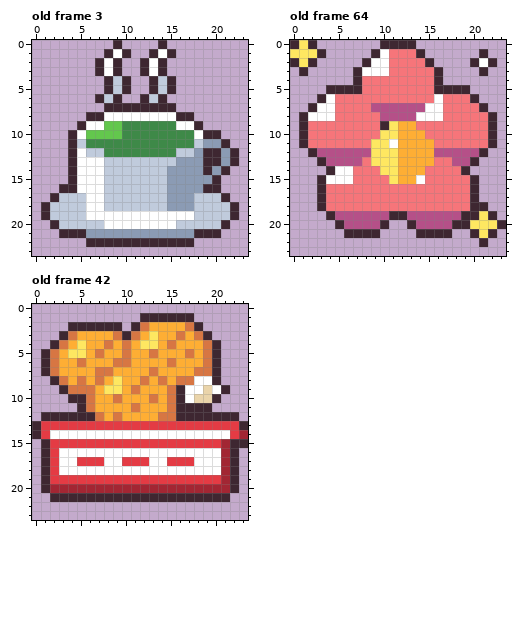
One commit to this pixel-art file: art/icons.aseprite. This is how it looked before the edit.
24x24 pixels, 67 frames. Shown: old frame 3, old frame 64, old frame 42. The commit also changed other frames, which this record leaves out.
The result:
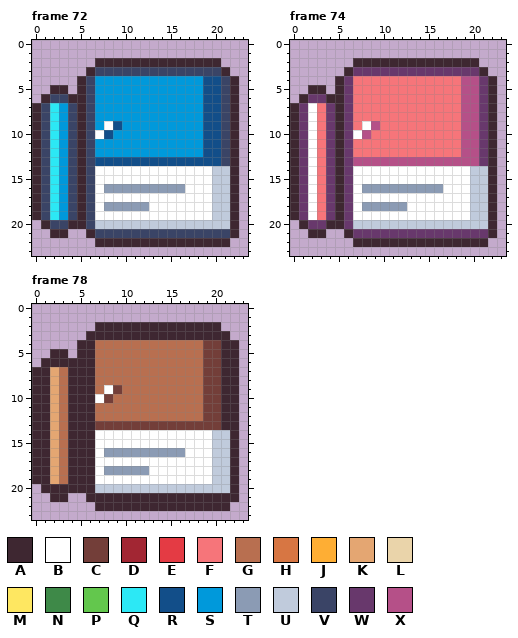
Palette (. is transparent): A #3e2731  B #ffffff  C #733e39  D #a22633  E #e43b44  F #f6757a  G #b86f50  H #d77643  J #feae34  K #e4a672  L #ead4aa  M #fee761  N #3e8948  P #63c74d  Q #2ce8f5  R #124e89  S #0099db  T #8b9bb4  U #c0cbdc  V #3a4466  W #68386c  X #b55088
A new or re-ordered frame is compared with the old frame closest to it.
The edit:
frames 67 -> 79
Changed rows in their new state; - is an unchanged pixel.
Frame 72 is new; against old frame 3:
first column x 0:
 0 ---------.----.--------
 1 --------...--...-------
 2 --------A-AA-A-AAAAAA--
 3 ------AVVVVVVVVVVVVVVA-
 4 -----AVSSSSSSSSSSSSRRVA
 5 --AA-AVSSSSSSSSSSSSRRVA
 6 -AVVAAVSSSSSSSSSSSSRRVA
 7 AVQSVAVSSSSSSSSSSSSRRVA
 8 AVQSVAVSSSSSSSSSSSSRRVA
 9 AVQSV-VSBRSSSSSSSSSRRVA
10 AVQSVAVBRSSSSSSSSSSRRVA
11 AVQSVAVSSSSSSSSSSSSRRVA
12 AVQSVAVSSSSSSSSSSSSRRV-
13 AVQSVAVRRRRRRRRRRRRRRV-
14 AVQSVAV-BBBBBBBBBBBBUUA
15 AVQSVAV-BBBBBBBBBBBBUUA
16 AVQSVAV-TTTTTTT--BBBUUA
17 AVQSVAV-BBBBBBBBBBBB-UA
18 AVQSVAV-TTTTTBBBBBBB---
19 AVQSVAV-----------BB---
20 -AVVAAV-UUUUUUUU-----UA
21 --A-..AVVVVVVVVVVVVVVVA
22 ------.-----------AAAA-
Frame 74 is new; against old frame 64:
first column x 0:
 0 ...-------....----------
 1 ....-----......------.--
 2 ...----A-AAAAAA-AAAA-..-
 3 -.----AWWWWWWWWWWWWWW---
 4 -----AWF--------FFFXXWA-
 5 --AA.-WF--------FFFXXWA-
 6 -AWWAAW---------F--XXWA-
 7 AWBFWAW--FFFFFFFF--XXWA-
 8 AW-FWAW---FFFFFFF--XXW--
 9 AWB-WAW-BXFFFF-----XXW--
10 AWB-WAWBX-FFFFF----XXW--
11 AWB-WAW--FFFFFFF---XXW--
12 AWBFWAWFFFFFFFFFFFF--WA-
13 AWBFWAW-XXXXXXXXXX--XWA-
14 AWBFWAWBBBBBBBBBBBBBUUA-
15 AWBFWAWBBBBBBB-BBBBBUUA-
16 AWBFWAWBTTTTTTTTTBBBUUA-
17 AWBFWAWBBBBBBBBBBBBBUUA-
18 AWBFWAWBTTTTTBBBBBBBUUA-
19 AWBFWAWBBBBBBBBBBBBBUU--
20 -AWWA-WUUUUUUUUUUUUUUUA.
21 --AA---WWWWWWWWWWWWWWW--
22 -------AAAAAAAAAAAAAA---
Frame 78 is new; against old frame 42:
first column x 0:
 1 ------------......------
 2 ----...---A-AAAAAA-AA---
 3 ---...AAAA-AAAAAAAA-AA--
 4 --...AAGGGGGGGGGGGGCCAA-
 5 -.AA.AAGGGGGGGGGGGGCCAA-
 6 --AAAAAGGGGGGGGGGGGCCAA-
 7 A-KGAAAGGGGGGGGGGGGCCAA-
 8 AAKGAAAGGGGGGGGGGGGCCAA-
 9 AAKGAAAGBCGGGGGGGGGCC-A-
10 AAKG--ABCGGGGGGGGGGCCAA-
11 AAKGA-AGGGGGGGGGGGGCCAA-
12 A-KG---GGGGGGGGGGGGCC---
13 -AKGAAACCCCCCCCCCCCCCAA.
14 -AKGAAA-------------UUA.
15 A-KGAAABBBBBBBBBBBBBUU-.
16 A-KGAAA-TTTTTTTTT---UU--
17 A-KGAAAB--BBB--BBB--UU--
18 A-KGAAA-TTTTT-------UU--
19 A-KGAAABBBBBBBBBBBBBUU--
20 --AAAAAUUUUUUUUUUUUUUU--
21 ----..----------------A-
22 -------AAAAAAAAAAAAAAA--
Where, in picture pixels (left, top, right, bottom), the same in both pictures:
changed: (32, 40, 239, 247)
changed: (290, 40, 506, 247)
changed: (32, 313, 248, 511)
